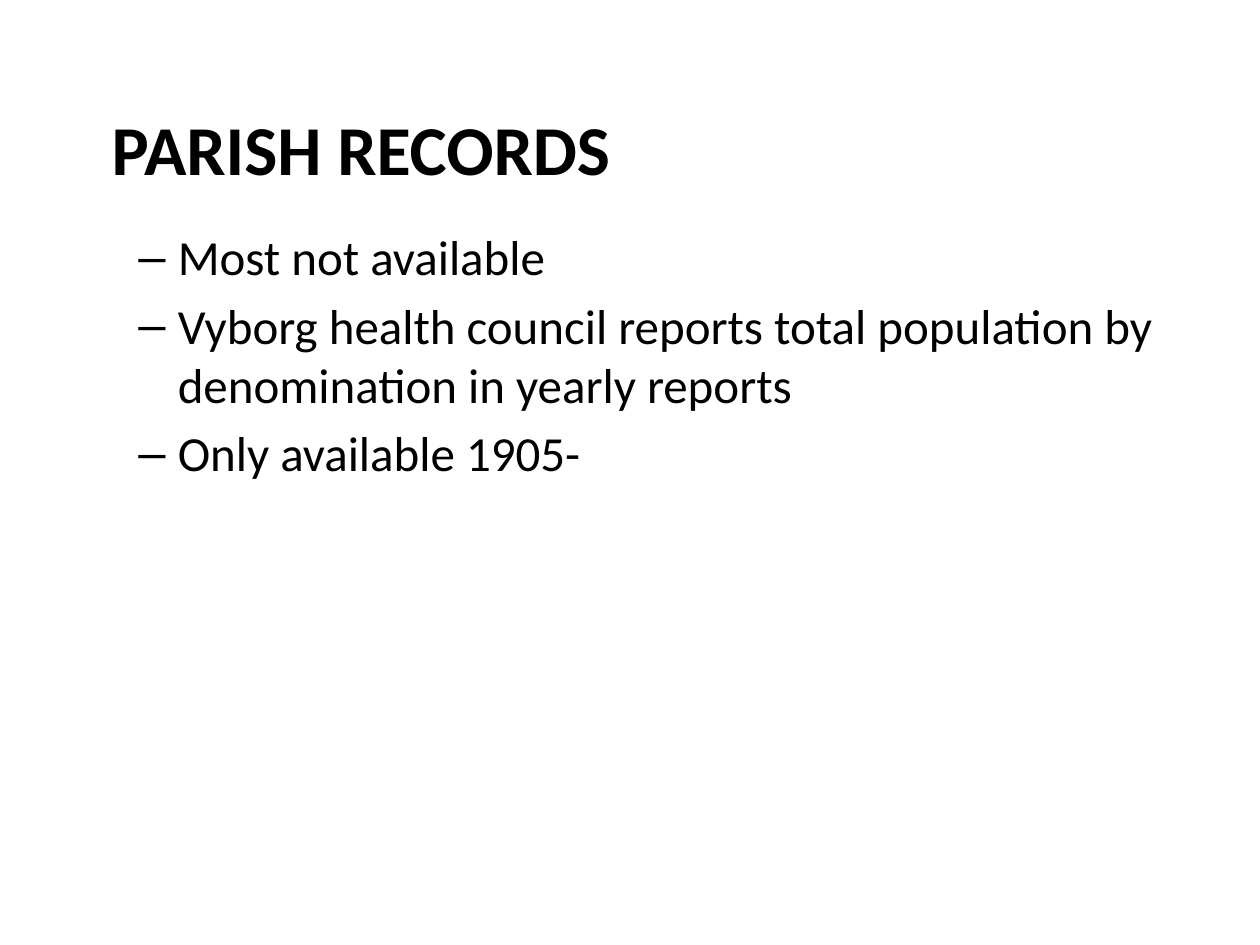
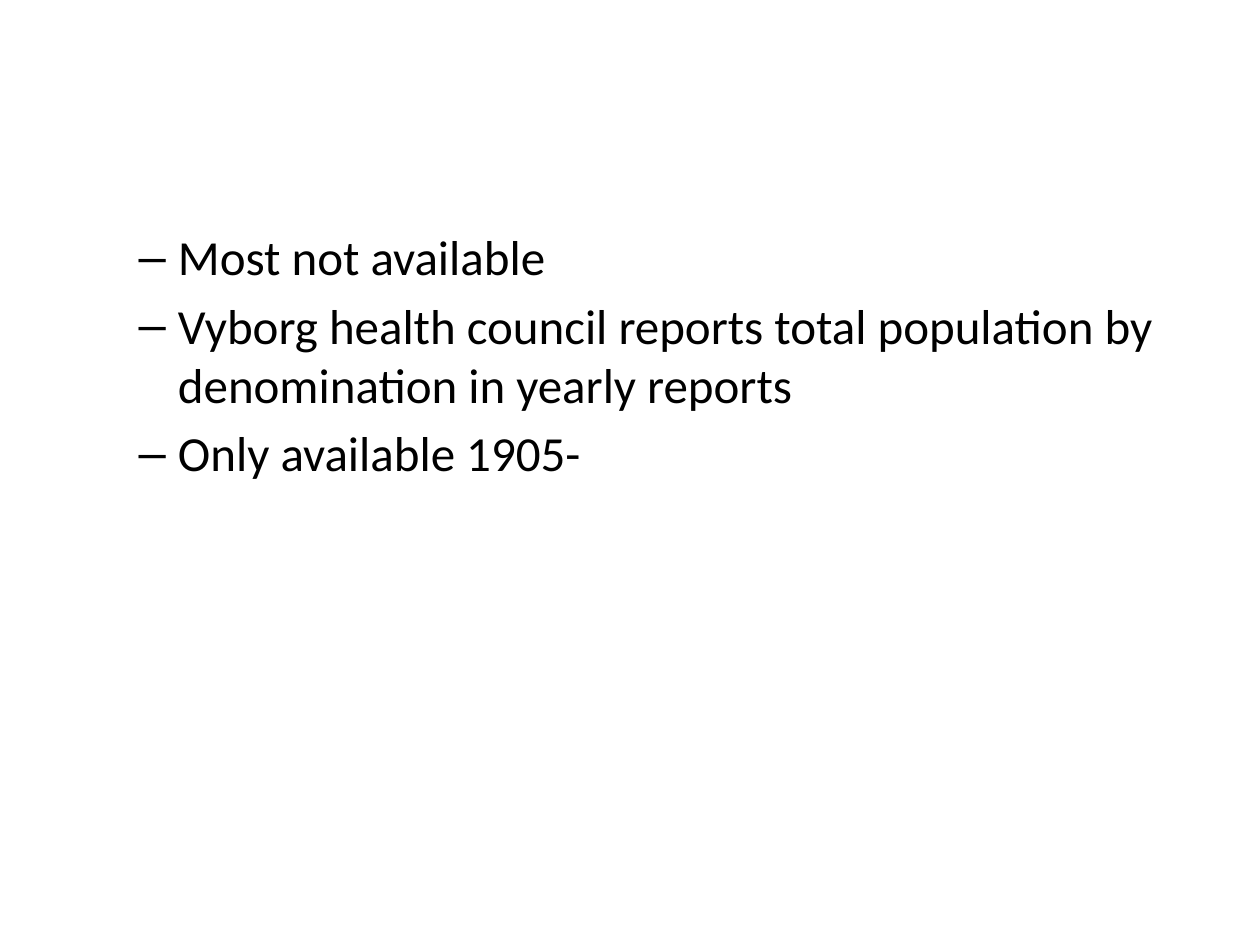
Before and after one commit to AnttiHaerkoenen/vyborg_orthodox, a slide deck: slide 9 of article/slides/slides-seminar-2021.pptx (slide 6 before the commit). Drawn at 1260x945 pixels with LibreOffice and Linux fonts; fonts in the diff are those of the drawing. Boxes give left, top, right and bottom in pixels: in the first picture for what was removed or moved away, otherwise in the second. Text is boxed around its words. In the diff, an @@ line names an element or a change of style, - is before the commit and + after.

```diff
--- a/article/slides/slides-seminar-2021.pptx
+++ b/article/slides/slides-seminar-2021.pptx
@@ text removed at (112, 129, 610, 176) @@
-PARISH RECORDS
```
Also in this commit, not shown: 9 other slides changed, 17 slides added, 1 slide removed, 2 other files.
